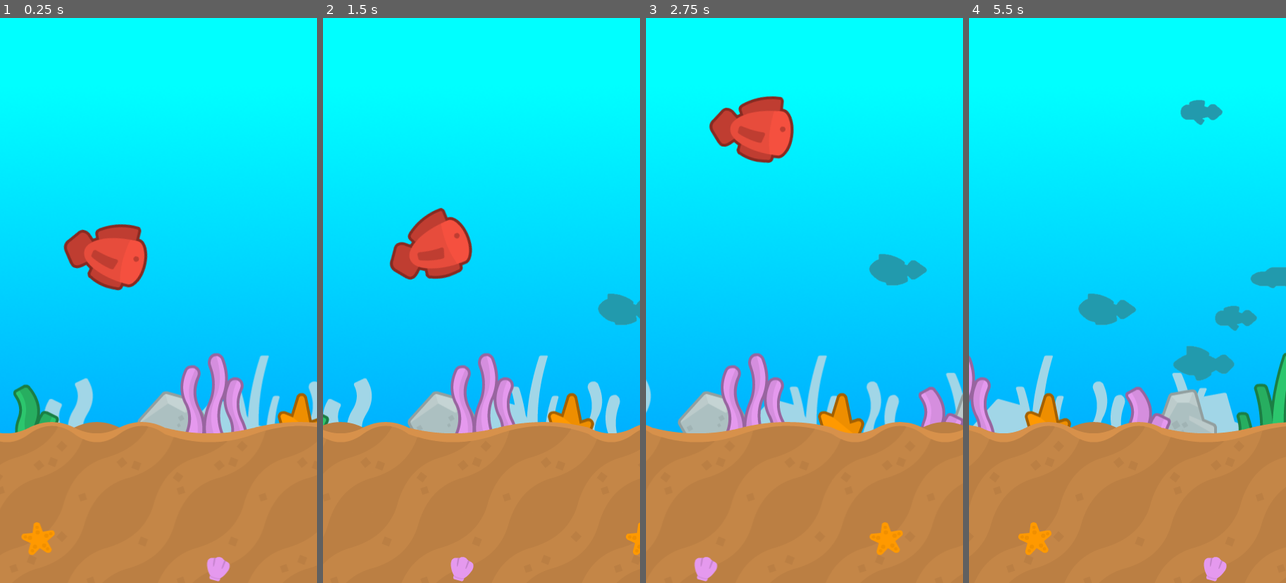
Above: before the commit, frames 1-4 (left to right).
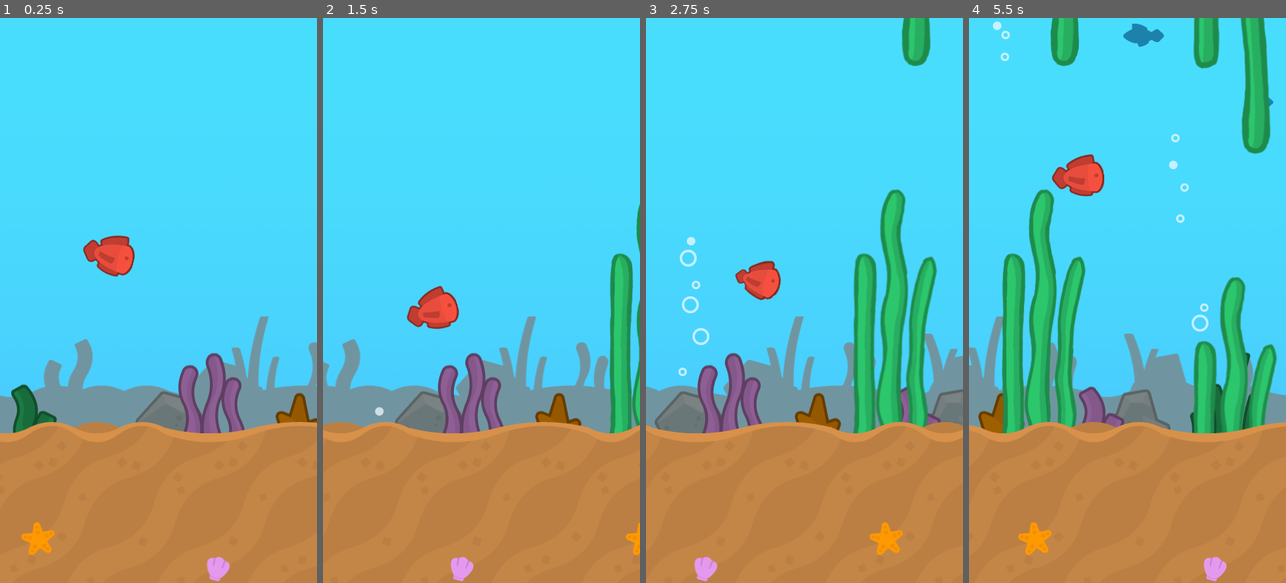
Above: after the commit, the same moments.

Repository: AndyStubbs/FloppyFish
Game: Godot game, scene res://Game/game.tscn
The game is run twice, just before and just after one commit, with the same random seed, the same clock (stepped at 60 frames per second) and the same inputs. This scene is started directly instead of the project's main scene.
Inputs:
- Up to frame 1 (0.25 s): no input
- Up to frame 2 (1.5 s): tap Space (swim) at 0.6, 1.35 s
- Up to frame 3 (2.75 s): tap Space (swim) at 2.1 s
- Up to frame 4 (5.5 s): tap Space (swim) every 0.75 s from 2.85 to 5.1 s

The runs differ from the first frame. In frame 1, 72% of the frame differs, in the area x 0-100%, y 0-74%; in frame 2, 72%; in frame 3, 72%; in frame 4, 72%.

Commit message:
Update

Diff:
--- a/Project/Game/back_fish.tscn
+++ b/Project/Game/back_fish.tscn
@@ -5,6 +5,6 @@
 
 [node name="BackFish" type="Sprite2D"]
 position = Vector2(497, 231)
-scale = Vector2(0.75, 0.75)
+scale = Vector2(0.5, 0.5)
 texture = ExtResource("1_u2eae")
 script = ExtResource("2_adasv")
--- a/Project/Game/floppy.gd
+++ b/Project/Game/floppy.gd
@@ -5,10 +5,11 @@
 )
 
 const ROTATION_FACTOR = 0.001
+const FLOP_SPEED = -400
 
 func _physics_process( delta ):
 	if Input.is_action_just_pressed( "swim" ):
-		velocity.y = -500
+		velocity.y = FLOP_SPEED
 	else:
 		velocity.y += gravity * delta
 
--- a/Project/Game/game.tscn
+++ b/Project/Game/game.tscn
@@ -1,6 +1,6 @@
-[gd_scene load_steps=10 format=3 uid="uid://c3hq1vxkx76qw"]
-
-[ext_resource type="Texture2D" uid="uid://cmbttm683ojfc" path="res://Assets/background_01.png" id="1_hhtx0"]
+[gd_scene load_steps=28 format=3 uid="uid://c3hq1vxkx76qw"]
+
+[ext_resource type="Texture2D" uid="uid://dlqefpgmgb3gn" path="res://Assets/thumbnail_background.png" id="1_0m33x"]
 [ext_resource type="Texture2D" uid="uid://da5lj0yoqteej" path="res://Assets/fishRed_01.png" id="1_sdte8"]
 [ext_resource type="Texture2D" uid="uid://cbv2xd6ub6dal" path="res://Assets/ground_01.png" id="2_ptqlc"]
 [ext_resource type="Script" path="res://Game/fish_spawner.gd" id="2_ql0c6"]
@@ -8,6 +8,115 @@
 [ext_resource type="Script" path="res://Game/scroller.gd" id="2_yg7uc"]
 [ext_resource type="Texture2D" uid="uid://c21koepb00uvy" path="res://Assets/scrolling_layer_01.png" id="3_axaog"]
 [ext_resource type="Texture2D" uid="uid://bmmmklr5d8fbj" path="res://Assets/scrolling_layer_02.png" id="4_8jolm"]
+[ext_resource type="Script" path="res://Shared/bubble_spawner.gd" id="4_su04i"]
+[ext_resource type="Script" path="res://Game/seaweed_spawner.gd" id="7_dbnsu"]
+[ext_resource type="Texture2D" uid="uid://uwkdiammqm2m" path="res://Assets/fishRedRight.png" id="10_waubi"]
+
+[sub_resource type="AtlasTexture" id="AtlasTexture_ymcpw"]
+atlas = ExtResource("10_waubi")
+region = Rect2(0, 0, 128, 128)
+
+[sub_resource type="AtlasTexture" id="AtlasTexture_28t6a"]
+atlas = ExtResource("10_waubi")
+region = Rect2(258, 0, 128, 128)
+
+[sub_resource type="AtlasTexture" id="AtlasTexture_5kjbn"]
+atlas = ExtResource("10_waubi")
+region = Rect2(0, 129, 128, 128)
+
+[sub_resource type="AtlasTexture" id="AtlasTexture_32054"]
+atlas = ExtResource("10_waubi")
+region = Rect2(129, 129, 128, 128)
+
+[sub_resource type="AtlasTexture" id="AtlasTexture_oof55"]
+atlas = ExtResource("10_waubi")
+region = Rect2(129, 0, 128, 128)
+
+[sub_resource type="AtlasTexture" id="AtlasTexture_p4nh1"]
+atlas = ExtResource("10_waubi")
+region = Rect2(258, 129, 128, 128)
+
+[sub_resource type="AtlasTexture" id="AtlasTexture_tcey5"]
+atlas = ExtResource("10_waubi")
+region = Rect2(0, 258, 128, 128)
+
+[sub_resource type="AtlasTexture" id="AtlasTexture_qmkr3"]
+atlas = ExtResource("10_waubi")
+region = Rect2(129, 258, 128, 128)
+
+[sub_resource type="AtlasTexture" id="AtlasTexture_uiqsb"]
+atlas = ExtResource("10_waubi")
+region = Rect2(0, 258, 128, 128)
+
+[sub_resource type="AtlasTexture" id="AtlasTexture_jscb1"]
+atlas = ExtResource("10_waubi")
+region = Rect2(258, 129, 128, 128)
+
+[sub_resource type="AtlasTexture" id="AtlasTexture_0x5pr"]
+atlas = ExtResource("10_waubi")
+region = Rect2(129, 129, 128, 128)
+
+[sub_resource type="AtlasTexture" id="AtlasTexture_sku5p"]
+atlas = ExtResource("10_waubi")
+region = Rect2(129, 0, 128, 128)
+
+[sub_resource type="AtlasTexture" id="AtlasTexture_ulxig"]
+atlas = ExtResource("10_waubi")
+region = Rect2(0, 129, 128, 128)
+
+[sub_resource type="AtlasTexture" id="AtlasTexture_mapo4"]
+atlas = ExtResource("10_waubi")
+region = Rect2(258, 0, 128, 128)
+
+[sub_resource type="SpriteFrames" id="SpriteFrames_2detr"]
+animations = [{
+"frames": [{
+"duration": 1.0,
+"texture": SubResource("AtlasTexture_ymcpw")
+}, {
+"duration": 1.0,
+"texture": SubResource("AtlasTexture_28t6a")
+}, {
+"duration": 1.0,
+"texture": SubResource("AtlasTexture_5kjbn")
+}, {
+"duration": 1.0,
+"texture": SubResource("AtlasTexture_32054")
+}, {
+"duration": 1.0,
+"texture": SubResource("AtlasTexture_oof55")
+}, {
+"duration": 1.0,
+"texture": SubResource("AtlasTexture_p4nh1")
+}, {
+"duration": 1.0,
+"texture": SubResource("AtlasTexture_tcey5")
+}, {
+"duration": 1.0,
+"texture": SubResource("AtlasTexture_qmkr3")
+}, {
+"duration": 1.0,
+"texture": SubResource("AtlasTexture_uiqsb")
+}, {
+"duration": 1.0,
+"texture": SubResource("AtlasTexture_jscb1")
+}, {
+"duration": 1.0,
+"texture": SubResource("AtlasTexture_0x5pr")
+}, {
+"duration": 1.0,
+"texture": SubResource("AtlasTexture_sku5p")
+}, {
+"duration": 1.0,
+"texture": SubResource("AtlasTexture_ulxig")
+}, {
+"duration": 1.0,
+"texture": SubResource("AtlasTexture_mapo4")
+}],
+"loop": true,
+"name": &"default",
+"speed": 8.0
+}]
 
 [sub_resource type="RectangleShape2D" id="RectangleShape2D_hpja3"]
 size = Vector2(457, 204)
@@ -15,68 +124,107 @@
 [node name="Game" type="Node2D"]
 
 [node name="BackgroundSprite" type="Sprite2D" parent="."]
+modulate = Color(0.572549, 0.866667, 0.992157, 1)
 position = Vector2(225, 400)
-texture = ExtResource("1_hhtx0")
-
-[node name="BackgroundItems" type="Node2D" parent="."]
+texture = ExtResource("1_0m33x")
+
+[node name="GroundScroller3" type="Node2D" parent="."]
+modulate = Color(0.698039, 0.698039, 0.698039, 1)
+position = Vector2(0, 500)
+script = ExtResource("2_yg7uc")
+speed_scale = 0.7
+
+[node name="LeftTexture" type="Sprite2D" parent="GroundScroller3"]
+position = Vector2(512, 0)
+texture = ExtResource("4_8jolm")
+
+[node name="RightTexture" type="Sprite2D" parent="GroundScroller3"]
+position = Vector2(1532, 0)
+texture = ExtResource("4_8jolm")
+
+[node name="FishSpawner" type="Node2D" parent="."]
+modulate = Color(0.827451, 0.847059, 0.992157, 1)
 script = ExtResource("2_ql0c6")
+
+[node name="BubbleSpawner" type="Control" parent="."]
+modulate = Color(0.945098, 0.976471, 0.996078, 0.737255)
+layout_mode = 3
+anchors_preset = 0
+offset_top = -1.0
+offset_bottom = -1.0
+script = ExtResource("4_su04i")
+
+[node name="GroundScroller2" type="Node2D" parent="."]
+modulate = Color(0.619608, 0.619608, 0.619608, 1)
+position = Vector2(0, 510)
+script = ExtResource("2_yg7uc")
+speed_scale = 0.8
+
+[node name="LeftTexture" type="Sprite2D" parent="GroundScroller2"]
+position = Vector2(512, 0)
+texture = ExtResource("3_axaog")
+
+[node name="RightTexture" type="Sprite2D" parent="GroundScroller2"]
+position = Vector2(1536, 0)
+texture = ExtResource("3_axaog")
+
+[node name="SeaweedSpawner" type="Node2D" parent="."]
+script = ExtResource("7_dbnsu")
+
+[node name="SpawnUpper" type="Marker2D" parent="SeaweedSpawner"]
+position = Vector2(600, 335)
+
+[node name="SpawnLower" type="Marker2D" parent="SeaweedSpawner"]
+position = Vector2(600, 660)
+
+[node name="Floppy" type="CharacterBody2D" parent="." groups=["Floppy"]]
+position = Vector2(150, 300)
+script = ExtResource("2_tqpfe")
+
+[node name="Sprite2D" type="Sprite2D" parent="Floppy"]
+visible = false
+scale = Vector2(0.8, 0.8)
+texture = ExtResource("1_sdte8")
+
+[node name="CollisionPolygon2D" type="CollisionPolygon2D" parent="Floppy"]
+polygon = PackedVector2Array(34, -18, 40, -7, 41, 4, 39, 14, 32, 22, 23, 22, 7, 19, -3, 13, -8, 8, -12, 6, -13, 1, -10, -5, -1, -9, 8, -13, 18, -15, 26, -18)
+
+[node name="AnimatedSprite2D" type="AnimatedSprite2D" parent="Floppy"]
+scale = Vector2(0.65, 0.65)
+sprite_frames = SubResource("SpriteFrames_2detr")
+autoplay = "default"
+frame_progress = 0.682685
+
+[node name="GroundScroller" type="Node2D" parent="."]
+position = Vector2(0, 700)
+script = ExtResource("2_yg7uc")
+
+[node name="LeftTexture" type="Sprite2D" parent="GroundScroller"]
+position = Vector2(256, 0)
+texture = ExtResource("2_ptqlc")
+
+[node name="RightTexture" type="Sprite2D" parent="GroundScroller"]
+position = Vector2(768, 0)
+texture = ExtResource("2_ptqlc")
 
 [node name="Ground" type="StaticBody2D" parent="."]
 position = Vector2(0, 700)
-
-[node name="GroundScroller3" type="Node2D" parent="Ground"]
-position = Vector2(0, -190)
-script = ExtResource("2_yg7uc")
-speed = 50.0
-
-[node name="LeftTexture" type="Sprite2D" parent="Ground/GroundScroller3"]
-position = Vector2(512, 0)
-texture = ExtResource("4_8jolm")
-
-[node name="RightTexture" type="Sprite2D" parent="Ground/GroundScroller3"]
-position = Vector2(1536, 0)
-texture = ExtResource("4_8jolm")
-
-[node name="GroundScroller2" type="Node2D" parent="Ground"]
-position = Vector2(0, -190)
-script = ExtResource("2_yg7uc")
-speed = 60.0
-
-[node name="LeftTexture" type="Sprite2D" parent="Ground/GroundScroller2"]
-position = Vector2(512, 0)
-texture = ExtResource("3_axaog")
-
-[node name="RightTexture" type="Sprite2D" parent="Ground/GroundScroller2"]
-position = Vector2(1536, 0)
-texture = ExtResource("3_axaog")
-
-[node name="GroundScroller" type="Node2D" parent="Ground"]
-script = ExtResource("2_yg7uc")
-
-[node name="LeftTexture" type="Sprite2D" parent="Ground/GroundScroller"]
-position = Vector2(256, 0)
-texture = ExtResource("2_ptqlc")
-
-[node name="RightTexture" type="Sprite2D" parent="Ground/GroundScroller"]
-position = Vector2(768, 0)
-texture = ExtResource("2_ptqlc")
 
 [node name="CollisionShape2D" type="CollisionShape2D" parent="Ground"]
 position = Vector2(225.5, -5)
 shape = SubResource("RectangleShape2D_hpja3")
 
-[node name="Floppy" type="CharacterBody2D" parent="."]
-position = Vector2(150, 300)
-script = ExtResource("2_tqpfe")
-
-[node name="Sprite2D" type="Sprite2D" parent="Floppy"]
-texture = ExtResource("1_sdte8")
-
-[node name="CollisionPolygon2D" type="CollisionPolygon2D" parent="Floppy"]
-polygon = PackedVector2Array(44, -27, 55, -8, 55, 11, 49, 30, 42, 36, 24, 35, -1, 29, -15, 23, -24, 17, -30, 9, -30, 2, -27, -5, -20, -12, -10, -18, 10, -24, 28, -27)
-
 [node name="FishTimer" type="Timer" parent="."]
 wait_time = 3.0
 autostart = true
 
-[connection signal="timeout" from="FishTimer" to="BackgroundItems" method="_on_fish_timer_timeout"]
+[node name="BubbleTimer" type="Timer" parent="."]
+autostart = true
+
+[node name="SeaweedTimer" type="Timer" parent="."]
+wait_time = 3.0
+autostart = true
+
+[connection signal="timeout" from="FishTimer" to="FishSpawner" method="_on_fish_timer_timeout"]
+[connection signal="timeout" from="BubbleTimer" to="BubbleSpawner" method="_on_bubble_timeout"]
+[connection signal="timeout" from="SeaweedTimer" to="SeaweedSpawner" method="_on_seaweed_timer_timeout"]
--- a/Project/Game/scroller.gd
+++ b/Project/Game/scroller.gd
@@ -1,14 +1,16 @@
 extends Node2D
 
-@export var speed: float = 90
 
+@export var speed_scale = 1.0
+
+@onready var speed = GameManager.get_speed()
 @onready var left_texture = $LeftTexture
 @onready var right_texture = $RightTexture
 @onready var width = left_texture.texture.get_width() * left_texture.scale.x
 
 
 func _process( delta ):
-	left_texture.position.x -= speed * delta
+	left_texture.position.x -= speed * speed_scale * delta
 	if left_texture.position.x < -( width / 2 ):
 		left_texture.position.x += width
 	right_texture.position.x = left_texture.position.x + width
--- /dev/null
+++ b/Project/Game/seaweed_pair.gd
@@ -0,0 +1,8 @@
+extends Node2D
+
+
+@onready var speed = GameManager.get_speed()
+
+
+func _process( delta ):
+	position.x -= speed * delta
--- /dev/null
+++ b/Project/Game/seaweed_pair.tscn
@@ -0,0 +1,26 @@
+[gd_scene load_steps=4 format=3 uid="uid://c4djb76br3rqp"]
+
+[ext_resource type="Script" path="res://Game/seaweed_pair.gd" id="1_tlped"]
+[ext_resource type="Texture2D" uid="uid://deql2gtfcont7" path="res://Assets/seaweedGreen2.png" id="1_y1ni0"]
+[ext_resource type="Texture2D" uid="uid://sm4qwqy5phbn" path="res://Assets/seaweedGreen1.png" id="2_l5hn3"]
+
+[node name="SeaweedPair" type="Node2D"]
+script = ExtResource("1_tlped")
+
+[node name="SeaweedTop" type="Area2D" parent="."]
+position = Vector2(0, -500)
+
+[node name="Sprite2D" type="Sprite2D" parent="SeaweedTop"]
+texture = ExtResource("1_y1ni0")
+flip_v = true
+
+[node name="CollisionPolygon2D" type="CollisionPolygon2D" parent="SeaweedTop"]
+polygon = PackedVector2Array(-38, -256, -35, -228, -35, -201, -39, -176, -47, -137, -53, -94, -56, -68, -57, -41, -57, 0, -55, 15, -51, 22, -45, 24, -40, 23, -29, 19, -25, 15, -23, 2, -22, -27, 11, -31, 15, 3, 16, 44, 14, 78, 10, 100, 12, 124, 16, 137, 25, 144, 39, 144, 48, 131, 51, 116, 50, 86, 49, 43, 45, -22, 42, -48, 29, -212, 33, -252, 36, -256)
+
+[node name="SeaweedBottom" type="Area2D" parent="."]
+
+[node name="Sprite2D" type="Sprite2D" parent="SeaweedBottom"]
+texture = ExtResource("2_l5hn3")
+
+[node name="CollisionPolygon2D" type="CollisionPolygon2D" parent="SeaweedBottom"]
+polygon = PackedVector2Array(-57, 61, -56, -17, -56, -63, -53, -79, -49, -87, -40, -88, -35, -87, -29, -80, -25, -67, -11, -68, -19, -110, -19, -137, -15, -159, -5, -178, 5, -181, 12, -174, 15, -165, 14, -143, 9, -123, 9, -106, 17, -73, 19, -42, 28, -39, 39, -73, 44, -82, 52, -85, 58, -78, 59, -64, 45, 12, 43, 64, 56, 256, -56, 256)
--- /dev/null
+++ b/Project/Game/seaweed_spawner.gd
@@ -0,0 +1,19 @@
+extends Node2D
+
+
+var seaweed_pair_scene = preload( "res://Game/seaweed_pair.tscn" )
+@onready var spawn_upper = $SpawnUpper
+@onready var spawn_lower = $SpawnLower
+
+func _ready():
+	spawn_seaweed_pair()
+
+
+func spawn_seaweed_pair():
+	var pair = seaweed_pair_scene.instantiate()
+	var y_pos = randf_range( spawn_upper.position.y, spawn_lower.position.y )
+	pair.position = Vector2( spawn_lower.position.x, y_pos )
+	add_child( pair )
+
+func _on_seaweed_timer_timeout():
+	spawn_seaweed_pair()
--- a/Project/Main/bubble.tscn
+++ /dev/null
@@ -1,13 +0,0 @@
-[gd_scene load_steps=3 format=3 uid="uid://cl828s77xisij"]
-
-[ext_resource type="Texture2D" uid="uid://dcn81wonfjgd8" path="res://Assets/bubble_01.png" id="1_41jtr"]
-[ext_resource type="Script" path="res://Main/bubble.gd" id="2_cn1gl"]
-
-[node name="Bubble" type="TextureRect"]
-offset_top = 831.0
-offset_right = 128.0
-offset_bottom = 959.0
-scale = Vector2(0.5, 0.5)
-pivot_offset = Vector2(-64, -64)
-texture = ExtResource("1_41jtr")
-script = ExtResource("2_cn1gl")
--- a/Project/Main/game_manager.gd
+++ /dev/null
@@ -1 +0,0 @@
-extends Node
--- a/Project/Main/main.tscn
+++ b/Project/Main/main.tscn
@@ -1,7 +1,7 @@
 [gd_scene load_steps=13 format=3 uid="uid://cukwsowqjq7r1"]
 
 [ext_resource type="Texture2D" uid="uid://cmbttm683ojfc" path="res://Assets/background_01.png" id="1_d61he"]
-[ext_resource type="Script" path="res://Main/main.gd" id="1_vvuw6"]
+[ext_resource type="Script" path="res://Shared/bubble_spawner.gd" id="2_s4mae"]
 [ext_resource type="FontFile" uid="uid://dd8nlbrxnhrrg" path="res://Assets/kenpixel_blocks.ttf" id="3_0a63s"]
 [ext_resource type="Texture2D" uid="uid://da5lj0yoqteej" path="res://Assets/fishRed_01.png" id="4_fod73"]
 
@@ -128,7 +128,6 @@
 anchor_bottom = 1.0
 grow_horizontal = 2
 grow_vertical = 2
-script = ExtResource("1_vvuw6")
 
 [node name="BackgroundTexture" type="TextureRect" parent="."]
 layout_mode = 1
@@ -143,6 +142,7 @@
 anchors_preset = 0
 offset_right = 40.0
 offset_bottom = 40.0
+script = ExtResource("2_s4mae")
 
 [node name="MarginContainer" type="MarginContainer" parent="."]
 layout_mode = 1
@@ -205,4 +205,4 @@
 wait_time = 1.5
 autostart = true
 
-[connection signal="timeout" from="BubbleTimer" to="." method="_on_bubble_timeout"]
+[connection signal="timeout" from="BubbleTimer" to="BubblesContainer" method="_on_bubble_timeout"]
--- /dev/null
+++ b/Project/Shared/bubble.tscn
@@ -0,0 +1,13 @@
+[gd_scene load_steps=3 format=3 uid="uid://cl828s77xisij"]
+
+[ext_resource type="Texture2D" uid="uid://dcn81wonfjgd8" path="res://Assets/bubble_01.png" id="1_gii6y"]
+[ext_resource type="Script" path="res://Shared/bubble.gd" id="2_3h0mr"]
+
+[node name="Bubble" type="TextureRect"]
+offset_top = 831.0
+offset_right = 128.0
+offset_bottom = 959.0
+scale = Vector2(0.5, 0.5)
+pivot_offset = Vector2(-64, -64)
+texture = ExtResource("1_gii6y")
+script = ExtResource("2_3h0mr")
--- a/Project/Main/main.gd
+++ b/Project/Shared/bubble_spawner.gd
@@ -1,8 +1,6 @@
 extends Control
 
-var bubble_scene = preload( "res://Main/bubble.tscn" )
-
-@onready var bubbles_container = $BubblesContainer
+var bubble_scene = preload( "res://Shared/bubble.tscn" )
 
 
 func _ready():
@@ -23,4 +21,4 @@
 	var bubble = bubble_scene.instantiate()
 	bubble.position.x = x
 	bubble.position.y += offset_y
-	bubbles_container.add_child( bubble )
+	add_child( bubble )
--- /dev/null
+++ b/Project/Shared/game_manager.gd
@@ -0,0 +1,8 @@
+extends Node
+
+
+const SPEED = 90.0
+const GROUP_FLOPPY = "Floppy"
+
+func get_speed():
+	return SPEED
--- a/Project/project.godot
+++ b/Project/project.godot
@@ -14,6 +14,10 @@
 run/main_scene="res://Main/main.tscn"
 config/features=PackedStringArray("4.1", "GL Compatibility")
 config/icon="res://icon.svg"
+
+[autoload]
+
+GameManager="*res://Shared/game_manager.gd"
 
 [display]
 
Binary file added: Project/Assets/fishRed.png
Not shown, added: Project/Assets/fishRed.png.import
Binary file added: Project/Assets/fishRedRight.png
Not shown, added: Project/Assets/fishRedRight.png.import
Binary file changed: Project/Assets/scrolling_layer_02.png
Binary file added: Project/Assets/seaweedGreen1.png
Not shown, added: Project/Assets/seaweedGreen1.png.import
Binary file added: Project/Assets/seaweedGreen2.png
Not shown, added: Project/Assets/seaweedGreen2.png.import
Binary file added: Project/Assets/seaweedPurple1.png
Not shown, added: Project/Assets/seaweedPurple1.png.import
Binary file added: Project/Assets/seaweedPurple2.png
(and 20 more such lines)
